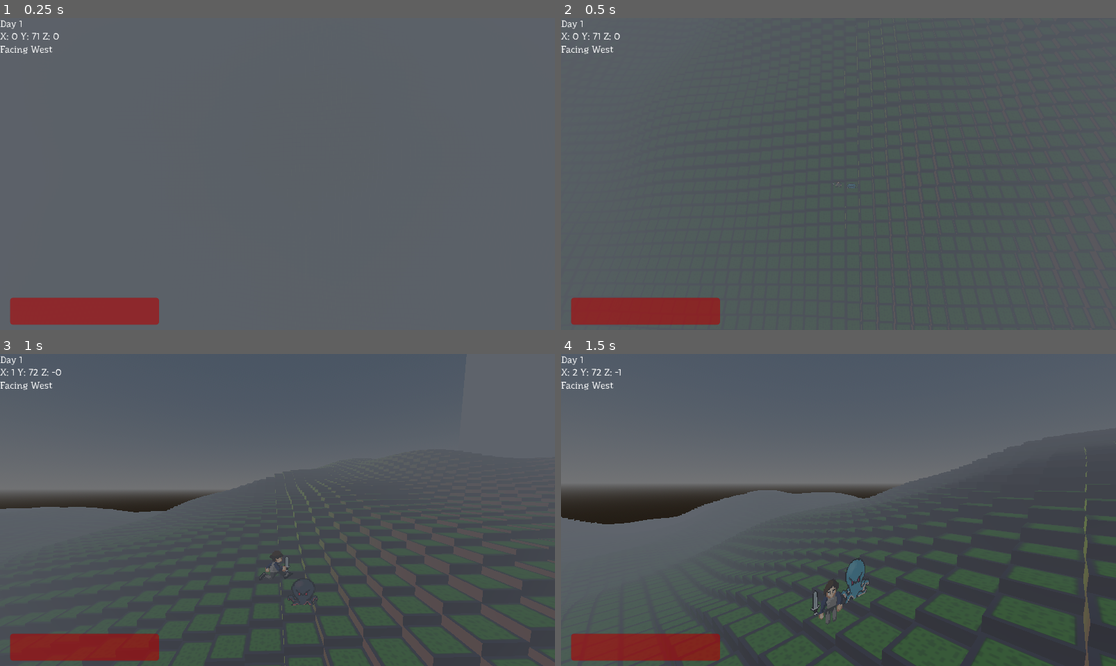
Above: before the commit, frames 1-4 (two rows, left to right).
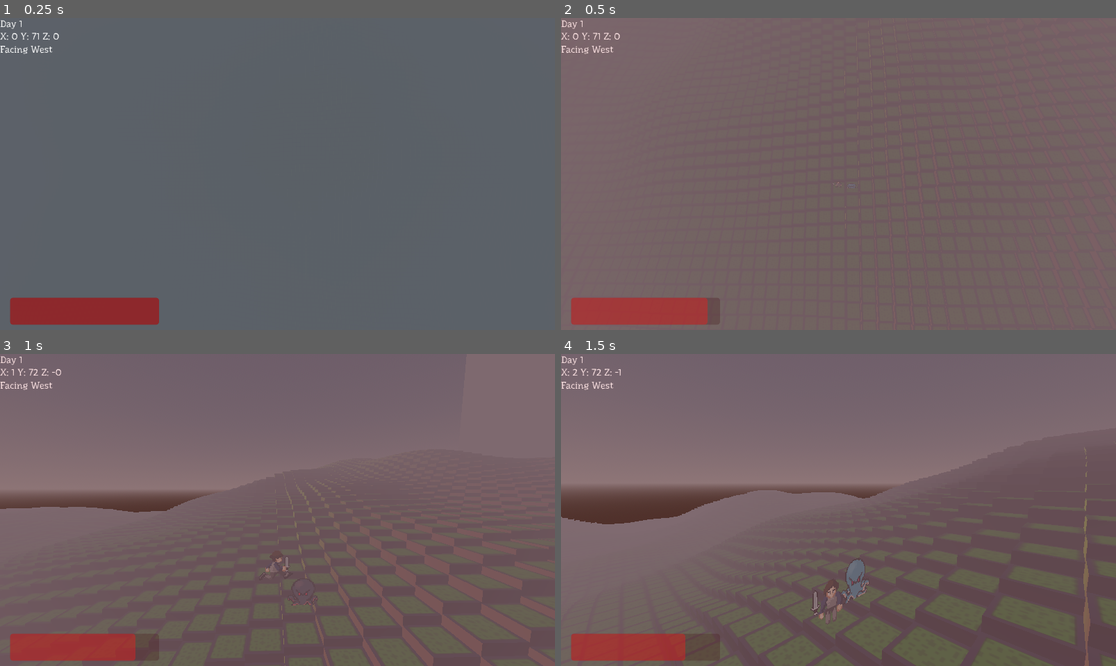
Above: after the commit, the same moments.

Repository: AkivaNugent/CSI-280_PROJECT-OCTOPUS
Game: Godot game, scene res://node_3d.tscn
The game is run twice, just before and just after one commit, with the same random seed, the same clock (stepped at 60 frames per second) and the same inputs. This scene is started directly instead of the project's main scene.
Inputs (mouse positions are in pixels of both pictures, inside the frame that each line leads up to):
- Up to frame 1 (0.25 s): no input
- Up to frame 2 (0.5 s): no input
- Up to frame 3 (1 s): tap Enter (ui_accept) at 0.5, 0.77 s; move the mouse to (399, 494) at 0.52 s; hold D (right) from 0.53 s (still down); hold Shift (sprint) from 0.53 s (still down); click (399, 494) at 0.67 s
- Up to frame 4 (1.5 s): move the mouse to (727, 525) at 1.27 s; release D (right) at 1.28 s; release Shift (sprint) at 1.28 s; hold S (down) from 1.28 s (still down); tap Q at 1.35 s

Frame 1 is identical in both runs. In frame 2, 98% of the frame differs, in the area x 0-100%, y 0-100%; in frame 3, 99%; in frame 4, 99%.

Commit message:
Damage implimented, along with red visuals for it.

Diff:
--- a/project_octopus/node_3d.tscn
+++ b/project_octopus/node_3d.tscn
@@ -680,3 +680,7 @@
 [node name="CanvasLayer" type="CanvasLayer" parent="."]
 
 [node name="pause_menu" parent="CanvasLayer" instance=ExtResource("11_o04wj")]
+
+[node name="ScreenColorer" type="ColorRect" parent="CanvasLayer"]
+offset_right = 1152.0
+offset_bottom = 648.0
--- a/project_octopus/octomove.gd
+++ b/project_octopus/octomove.gd
@@ -76,8 +76,10 @@
 	if not is_on_floor():
 		velocity += get_gravity() * delta
 
-	# End the red damage effect after a few frames
-	if (Time.get_ticks_usec() - lastTookDamage > (1000000 / 2)):
+	# Draw the octopus red if it recently took damage
+	if (Time.get_ticks_usec() - lastTookDamage < (1000000 / 2)):
+		$AnimatedSprite3D.modulate = Color(1.0, 0.5, 0.5, 1.0)
+	else:
 		$AnimatedSprite3D.modulate = Color.WHITE
 
 	# Three times a second, recalculate a new path
@@ -100,6 +102,14 @@
 
 	if not _step_up(delta):
 		move_and_slide()
+
+	#Octopus collision handling
+	for index in get_slide_collision_count():
+		var collision := get_slide_collision(index)
+		var body = collision.get_collider()
+		if body.has_method("take_damage"): #Should only be player
+			body.take_damage(10)
+
 # Handle smooth focus transitions
 	if focus_transition_timer > 0:
 		focus_transition_timer -= delta
@@ -164,7 +174,6 @@
 
 func projectile_hit(amount) -> void:
 	current_health -= amount
-	$AnimatedSprite3D.modulate = Color(1.0, 0.5, 0.5, 1.0)
 	lastTookDamage = Time.get_ticks_usec()
 	if current_health <= 0:
 		_die()
--- a/project_octopus/player.gd
+++ b/project_octopus/player.gd
@@ -30,6 +30,8 @@
 @onready var is_dying = false
 @onready var fade_time = 1.5
 @onready var you_died_text = $"../Control/YouDied"
+
+var lastTookDamage = 0
 
 #Aiming and Cursor
 
@@ -100,6 +102,12 @@
 				get_tree().change_scene_to_packed(GAMEOVER_SCREEN)
 		return
 
+	# Draw the screen red if the player recently took damage
+	if (Time.get_ticks_usec() - lastTookDamage < (1000000 / 2)):
+		get_tree().get_current_scene().get_node("CanvasLayer/ScreenColorer").modulate = Color(1.0, 0.5, 0.5, 0.2)
+	else:
+		get_tree().get_current_scene().get_node("CanvasLayer/ScreenColorer").modulate = Color(1.0, 1.0, 1.0, 0.0)
+
 	pos_text.text = "X: " + str(round(position.x)) + " Y: "  + str(round(position.y)) + " Z: " + str(round(position.z))
 
 	if rotation_degrees.y == 0:
@@ -193,11 +201,13 @@
 	if not _step_up(delta):
 		move_and_slide()
 
-func _take_damage(amount):
-	currentHealth -= amount
-	if currentHealth <= 0 and !is_dying:
-		# Start death fade sequence
-		is_dying = true
-		you_died_text.visible = true
-
-		# Could Implement Death Sound/Song
+func take_damage(amount):
+	if (Time.get_ticks_usec() - lastTookDamage > (1000000 / 2)):
+		currentHealth -= amount
+		lastTookDamage = Time.get_ticks_usec()
+		if currentHealth <= 0 and !is_dying:
+			# Start death fade sequence
+			is_dying = true
+			you_died_text.visible = true
+
+			# Could Implement Death Sound/Song
